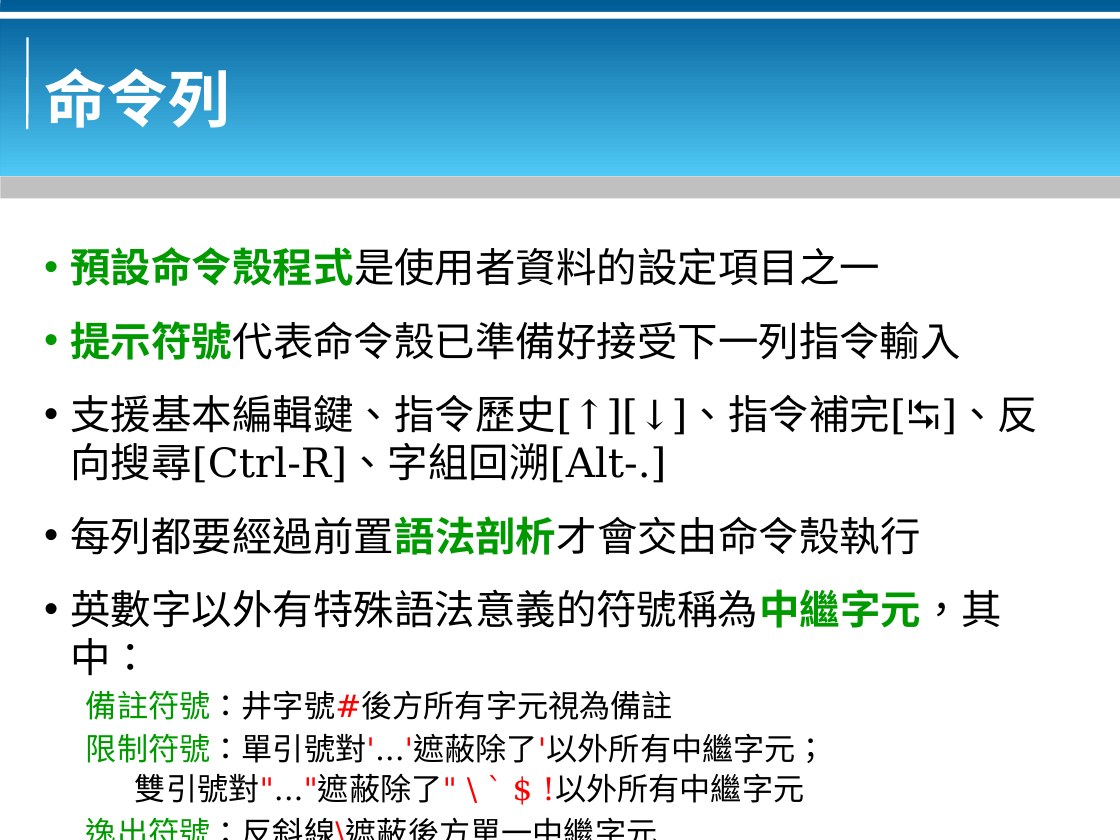
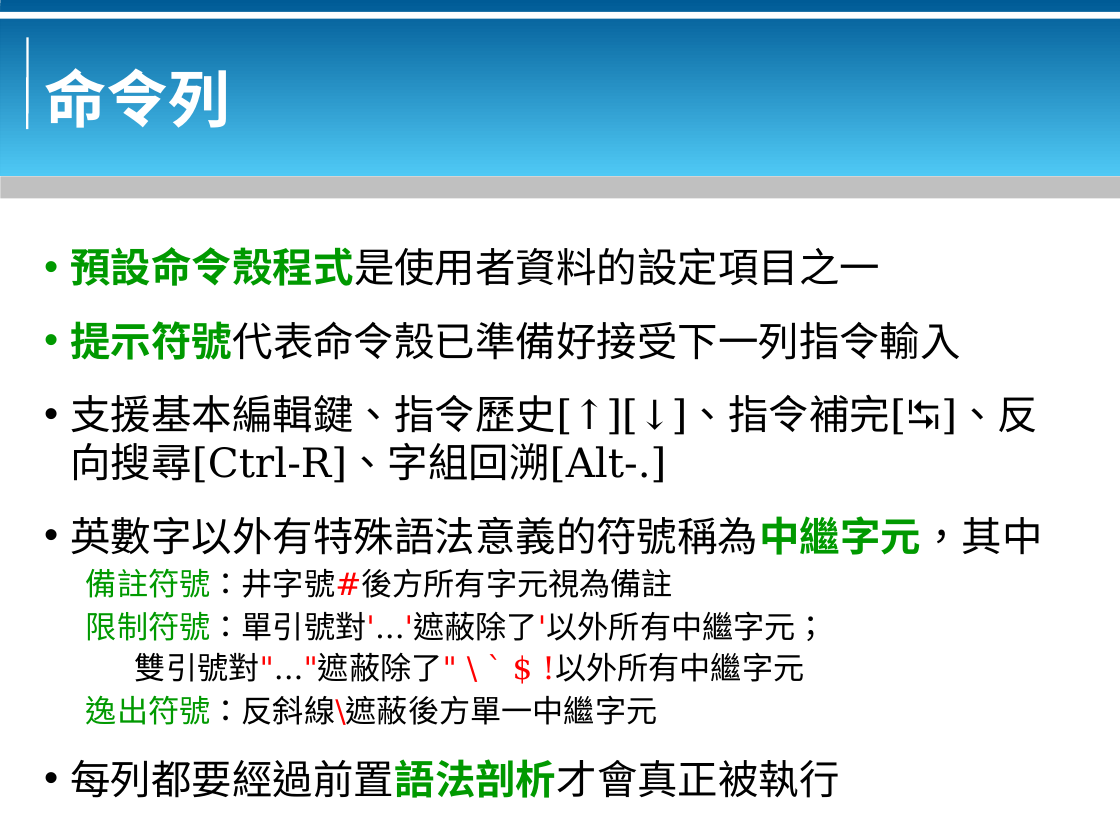
Before and after one commit to bluebat/.presentations, a slide deck: slide 6 of bash-basics.odp. Drawn at 1120x840 pixels with LibreOffice and Linux fonts; fonts in the diff are those of the drawing; background and template pictures are left out. Boxes give left, top, right and bottom in pixels: in the first picture for what was removed or moved away, otherwise in the second. Text is boxed around its words. In the diff, an @@ line names an element or a change of style, - is before the commit and + after.

```diff
--- a/bash-basics.odp
+++ b/bash-basics.odp
@@ text at [71,516,1043,555]: text changed @@
-• 每列都要經過前置語法剖析才會交由命令殼執行
-• 英數字以外有特殊語法意義的符號稱為中繼字元，其中：
+• 英數字以外有特殊語法意義的符號稱為中繼字元，其中
@@ text at [135,652,804,682]: list level 2 to 1 in "雙引號對"..."遮蔽除了" \ ` $ !以外所有中繼字元" @@
@@ text at [71,759,840,798]: paragraph added @@
+• 每列都要經過前置語法剖析才會真正被執行
```
Also in this commit, not shown: 11 other slides changed.
